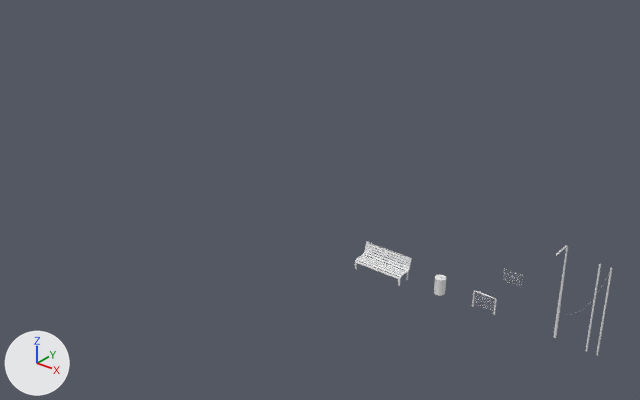
Before and after pictures for a commit that changed the Blender file blends/props.blend.
The view is the same before and after, from a 50 mm lens placed at (7.32, -14.83, 10.49), pointed at (-4.6, 0.07, 1.25). Every picture has the same lights, and +X, +Y and +Z are marked at lower left.

The older version as bpy lines, for what is in view:
```python
me_mesh_001 = bpy.data.meshes.new('Mesh.001')
me_mesh_001.from_pydata(...)  # 376 vertices, 290 faces; spans x -0.531..0.0, y -0.288..0.186, z -1.874..-0.618
me_mesh_001.materials.append(mat_vertex_002)  # white #e7e7e7
me_mesh_002 = bpy.data.meshes.new('Mesh.002')
me_mesh_002.from_pydata(...)  # 622 vertices, 574 faces; spans x -0.409..0.0, y -0.129..0.129, z 1.272..1.529
me_mesh_002.materials.append(mat_vertex_002)  # white #e7e7e7
ob_beziercurve_000 = bpy.data.objects.new('BezierCurve.000', me_mesh_002)
ob_beziercurve_000.location = (-2.57, 0.05, 0.0)
ob_beziercurve_000.rotation_euler = (0.0, 1.571, 0.0)  # degrees (0, 90, 0)
ob_beziercurve_001 = bpy.data.objects.new('BezierCurve.001', me_mesh_001)
ob_beziercurve_001.location = (-1.4, 0.0, 0.0)
ob_beziercurve_001.rotation_euler = (0.0, 1.571, 0.0)  # degrees (0, 90, 0)
```
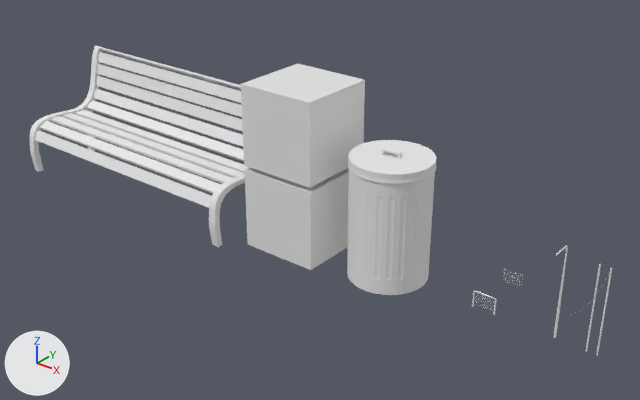
Where the newer file only moved an object's origin or applied its transform, the numbers keep the older frame.

Location of each change, (x1, y1, x2, y2) in pixels of the pictures (640 x 400 px):
'BezierCurve.001', reshaped
    before: (355, 242, 412, 286)
    after: (30, 46, 249, 247)
'BezierCurve.000', mesh rescaled (592% wider, 609% taller)
    before: (434, 275, 446, 296)
    after: (347, 140, 436, 295)
'Cube.001', added
    after: (241, 63, 365, 188)
'Cube', added
    after: (245, 167, 349, 270)

Patch to the scene script:
```diff
--- a/blends/props.blend.py
+++ b/blends/props.blend.py
@@ me_mesh_002 @@
 me_mesh_002.from_pydata(...)  # 622 vertices, 574 faces; spans x -0.409..0.0, y -0.129..0.129, z 1.272..1.529
 # used by ob_beziercurve_000; location = (-2.57, 0.05, 0.0); rotation_euler = (0.0, 1.571, 0.0), in degrees (0, 90, 0)
+# me_mesh_002 part 1: the whole mesh is scaled about its middle by 7.5, then moved by (-1.305, -0.001, -1.4)
 me_mesh_002.materials.append(mat_vertex_002)
@@ me_mesh_001 @@
 me_mesh_001.from_pydata(...)  # 376 vertices, 290 faces; spans x -0.531..0.0, y -0.288..0.186, z -1.874..-0.618
 # used by ob_beziercurve_001; location = (-1.4, 0.0, 0.0); rotation_euler = (0.0, 1.571, 0.0), in degrees (0, 90, 0)
+# me_mesh_001 part 2: the whole mesh is multiplied about its middle by the matrix ((5.947, 0.0, 0.0), (0.0, 5.947, 0.0), (0.0, 0.0, 5.947)), then moved by (-1.27, -0.085, -7.632)
 me_mesh_001.materials.append(mat_vertex_002)
@@ me_cube @@
+me_cube.from_pydata(...)  # a box spanning x -1.0..1.0, y -1.0..1.0, z -1.0..1.0
@@ ob_cube @@
+ob_cube = bpy.data.objects.new('Cube', me_cube)
+ob_cube.location = (-5.01, 0.0, 1.01)
@@ ob_cube_001 @@
+ob_cube_001 = bpy.data.objects.new('Cube.001', me_cube.copy())
+ob_cube_001.location = (-5.03, 0.0, 3.12)
```
